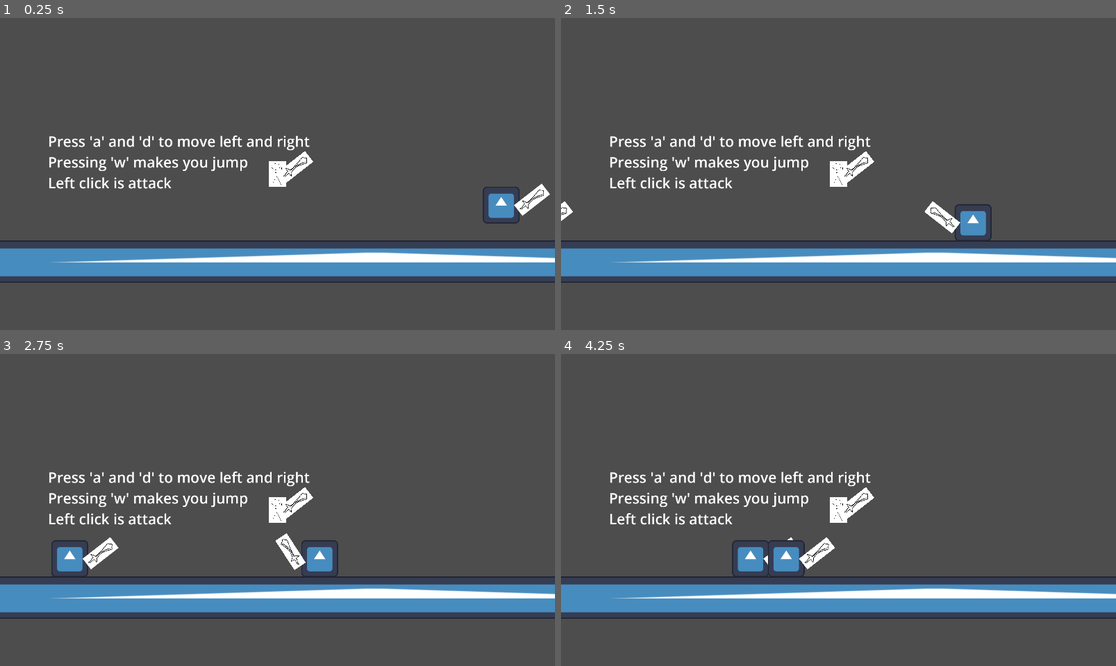
Above: before the commit, frames 1-4 (two rows, left to right).
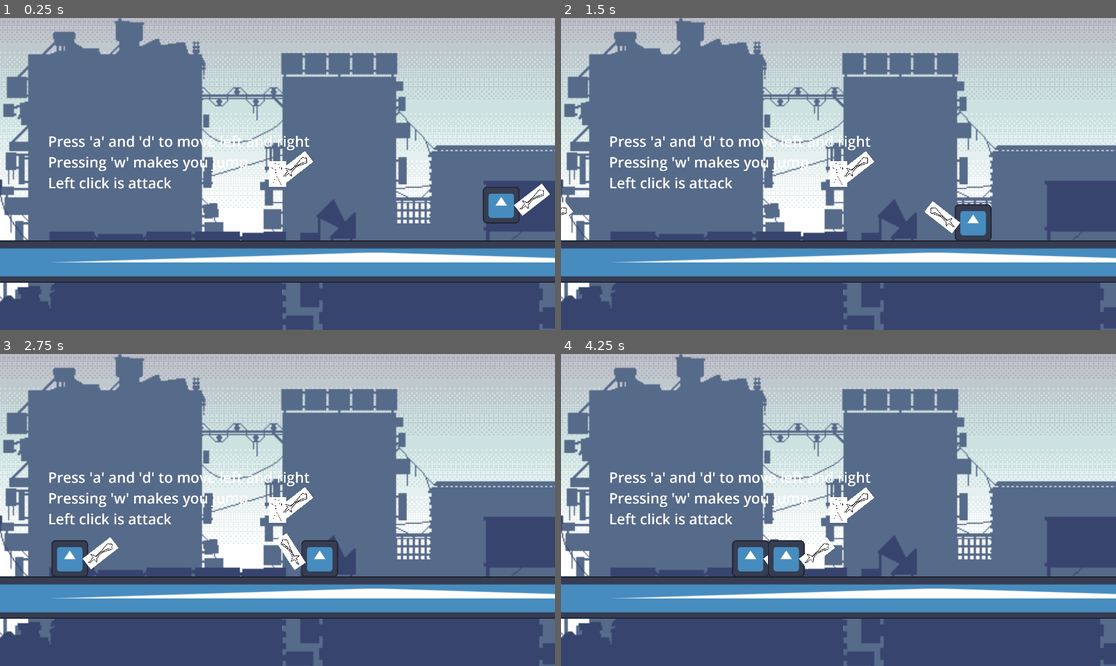
Above: after the commit, the same moments.

Repository: funny-man-jpg/Final-Project
Game: Godot game, scene res://main.tscn
The game is run twice, just before and just after one commit, with the same random seed, the same clock (stepped at 60 frames per second) and the same inputs. The engine's default icon, where the game draws it, is replaced by a stand-in: a white triangle on a blue panel in a dark square.
Inputs (mouse positions are in pixels of both pictures, inside the frame that each line leads up to):
- Up to frame 1 (0.25 s): no input
- Up to frame 2 (1.5 s): tap A (move_left) at 0.5, 1.25 s; move the mouse to (960, 158) at 0.52 s; hold D (move_right) from 0.53 s (still down); click (960, 158) at 0.6 s; tap Space (jump) at 0.77 s; move the mouse to (727, 189) at 1.27 s; click (727, 189) at 1.35 s
- Up to frame 3 (2.75 s): tap Space (jump) at 1.52 s; tap A (move_left) at 2 s; move the mouse to (333, 441) at 2.02 s; release D (move_right) at 2.03 s; hold A (move_left) from 2.03 s (still down); click (333, 441) at 2.1 s
- Up to frame 4 (4.25 s): move the mouse to (810, 572) at 2.77 s; release A (move_left) at 2.78 s; hold D (move_right) from 2.78 s (still down); click (810, 572) at 2.85 s; tap Space (jump) at 3.02, 3.77 s; tap A (move_left) at 3.5 s; move the mouse to (1005, 556) at 3.52 s; click (1005, 556) at 3.6 s

The runs differ from the first frame. In frame 1, 84% of the frame differs, in the area x 0-100%, y 0-100%; in frame 2, 84%; in frame 3, 83%; in frame 4, 83%.
Error in both runs: Invalid operands 'float' and 'Vector2' in operator '+'. (res://player.gd:34)

Commit message:
change some background setting.

Diff:
--- a/background.tscn
+++ b/background.tscn
@@ -1,34 +1,28 @@
-[gd_scene load_steps=5 format=3 uid="uid://ck8fn3yyop82r"]
+[gd_scene load_steps=4 format=3 uid="uid://ck8fn3yyop82r"]
 
-[ext_resource type="Script" path="res://background.gd" id="1_pkeei"]
-[ext_resource type="Texture2D" path="res://assets/1.png" id="1_ypcb1"]
-[ext_resource type="Texture2D" path="res://assets/2.png" id="2_2k7h6"]
-[ext_resource type="Texture2D" path="res://assets/5.png" id="3_sqlmj"]
+[ext_resource type="Texture2D" uid="uid://c57ijs6wuijha" path="res://assets/1.png" id="1_ey1b4"]
+[ext_resource type="Texture2D" uid="uid://gwgw0q2lmnjj" path="res://assets/3.png" id="2_7480p"]
+[ext_resource type="Texture2D" uid="uid://mwkq4ruhbnc0" path="res://assets/5.png" id="3_pf2vs"]
 
-[node name="Background" type="ParallaxBackground"]
-script = ExtResource("1_pkeei")
+[node name="ParallaxBackground" type="ParallaxBackground"]
 
 [node name="ParallaxLayer" type="ParallaxLayer" parent="."]
-motion_mirroring = Vector2(2300, 0)
 
 [node name="1" type="Sprite2D" parent="ParallaxLayer"]
-scale = Vector2(4.01407, 4.29012)
-texture = ExtResource("1_ypcb1")
+scale = Vector2(4.09259, 4.09259)
+texture = ExtResource("1_ey1b4")
 centered = false
 
 [node name="ParallaxLayer2" type="ParallaxLayer" parent="."]
-motion_mirroring = Vector2(2300, 0)
 
-[node name="2" type="Sprite2D" parent="ParallaxLayer2"]
-scale = Vector2(4.1306, 4.29012)
-texture = ExtResource("2_2k7h6")
+[node name="1" type="Sprite2D" parent="ParallaxLayer2"]
+scale = Vector2(4.09259, 4.09259)
+texture = ExtResource("2_7480p")
 centered = false
 
 [node name="ParallaxLayer3" type="ParallaxLayer" parent="."]
-motion_mirroring = Vector2(2300, 0)
 
-[node name="3" type="Sprite2D" parent="ParallaxLayer3"]
-position = Vector2(0, 13)
-scale = Vector2(4.26676, 4.25)
-texture = ExtResource("3_sqlmj")
+[node name="1" type="Sprite2D" parent="ParallaxLayer3"]
+scale = Vector2(4.09259, 4.09259)
+texture = ExtResource("3_pf2vs")
 centered = false
--- a/main.tscn
+++ b/main.tscn
@@ -1,8 +1,9 @@
-[gd_scene load_steps=5 format=3 uid="uid://5l1cpc7ivast"]
+[gd_scene load_steps=6 format=3 uid="uid://5l1cpc7ivast"]
 
 [ext_resource type="Script" path="res://main.gd" id="1_4a271"]
 [ext_resource type="PackedScene" uid="uid://bmmoiannutw30" path="res://player.tscn" id="2_xoa5f"]
 [ext_resource type="PackedScene" uid="uid://boo18xr6jo7cj" path="res://walls.tscn" id="3_jj8pa"]
+[ext_resource type="PackedScene" uid="uid://ck8fn3yyop82r" path="res://background.tscn" id="5_x3c5t"]
 [ext_resource type="PackedScene" uid="uid://c0dgoidywb7my" path="res://basic_enemy.tscn" id="6_klgvo"]
 
 [node name="main" type="Node"]
@@ -32,3 +33,5 @@
 
 [node name="BasicEnemy2" parent="." instance=ExtResource("6_klgvo")]
 position = Vector2(1968, 776)
+
+[node name="ParallaxBackground" parent="." instance=ExtResource("5_x3c5t")]
Not shown, added: assets/1.png.import
Not shown, added: assets/3.png.import
Not shown, added: assets/5.png.import
